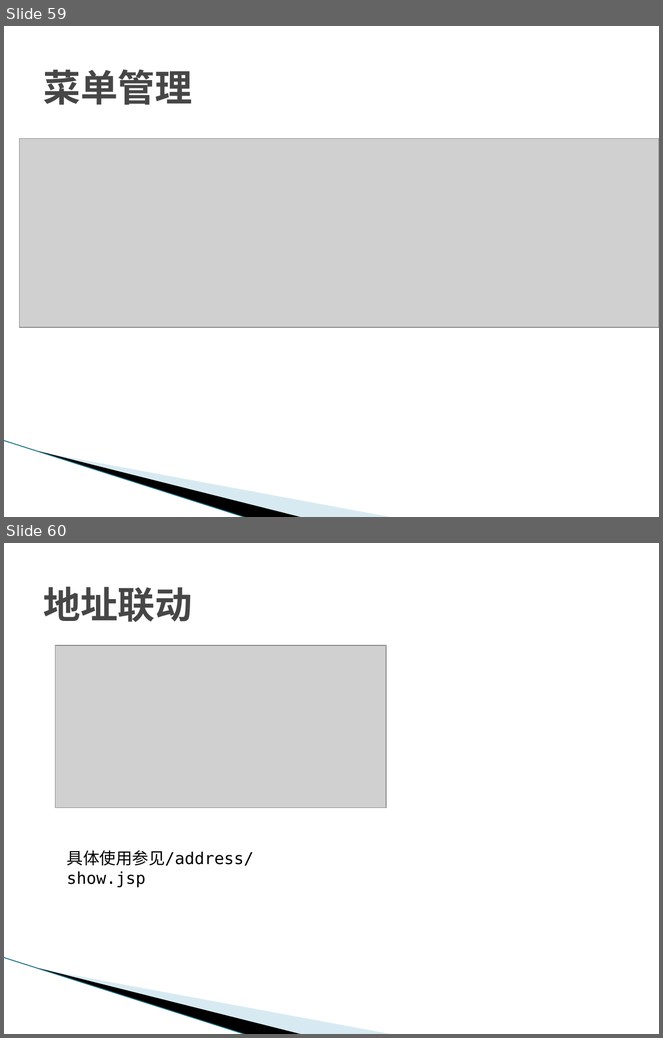
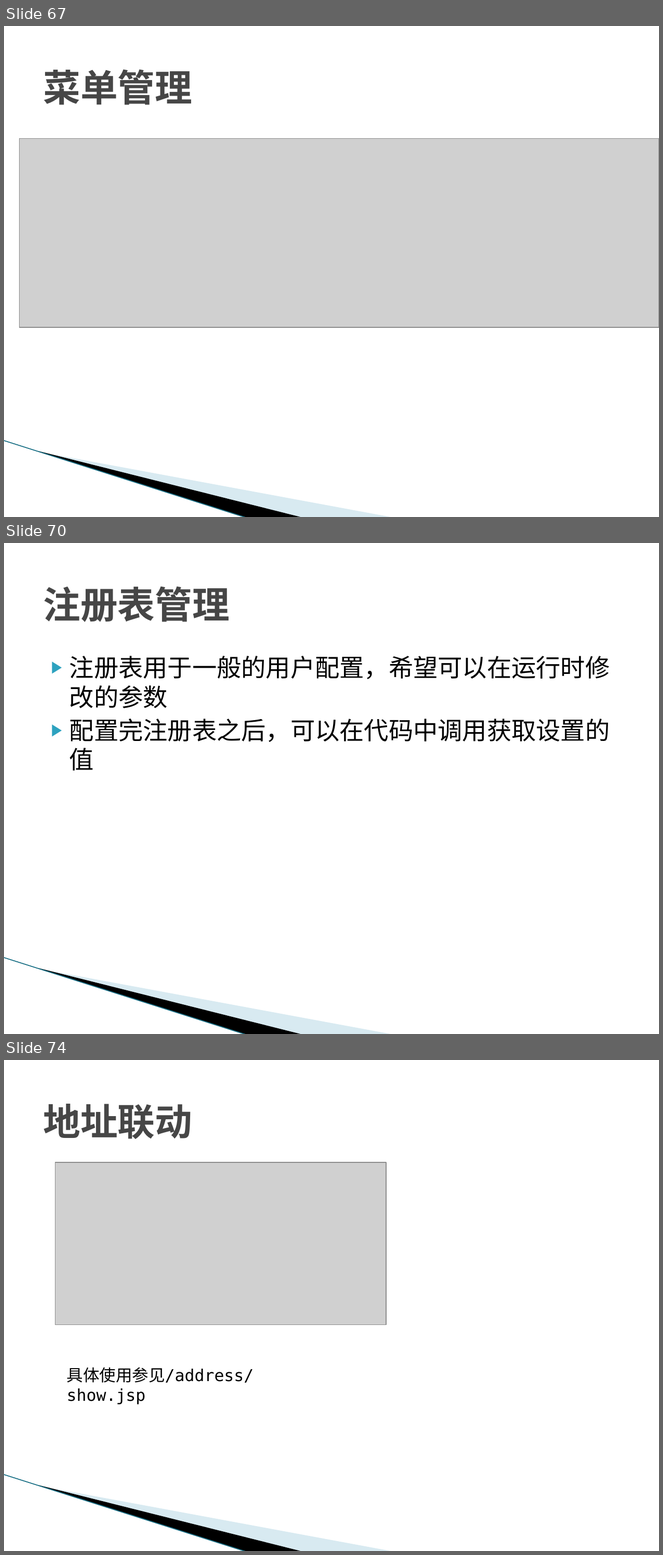
Before and after one commit to SunflowersOfJava/simba, a slide deck: doc/框架使用说明_1.1.15.pptx. Shown one above the other, each under a label of ours: slides 59 and 60 before the commit, slides 67, 70 and 74 after it; the slides between them are not shown. The pictures are 663x1038 and 663x1555 pixels, drawn with LibreOffice and Linux fonts; fonts in the diff are those of the drawing; grey boxes stand for pictures; background and template pictures are left out. Boxes give left, top, right and bottom in pixels: in the first picture for what was removed or moved away, otherwise in the second. Text is boxed around its words. In the diff, an @@ line names an element or a change of style, - is before the commit and + after.

```diff
--- a/doc/框架使用说明_1.1.15.pptx
+++ b/doc/框架使用说明_1.1.15.pptx
@@ slide 70 added at [4, 543, 659, 1034], background #FFFFFF; not listed: 3 template elements that a slide beside it also shows @@
@@ title added at [43, 586, 230, 622], 41 pt, text #464646, bold @@
+注册表管理
@@ text added at [70, 656, 610, 771], 27 pt, text #000000 @@
+▶ 注册表用于一般的用户配置，希望可以在运行时修改的参数
+▶ 配置完注册表之后，可以在代码中调用获取设置的值
@@ what was slide 59 is now slide 67 @@
@@ what was slide 60 is now slide 74 @@
```
Also in this commit, not shown: 4 slides changed, 25 other slides added, 6 slides removed.
